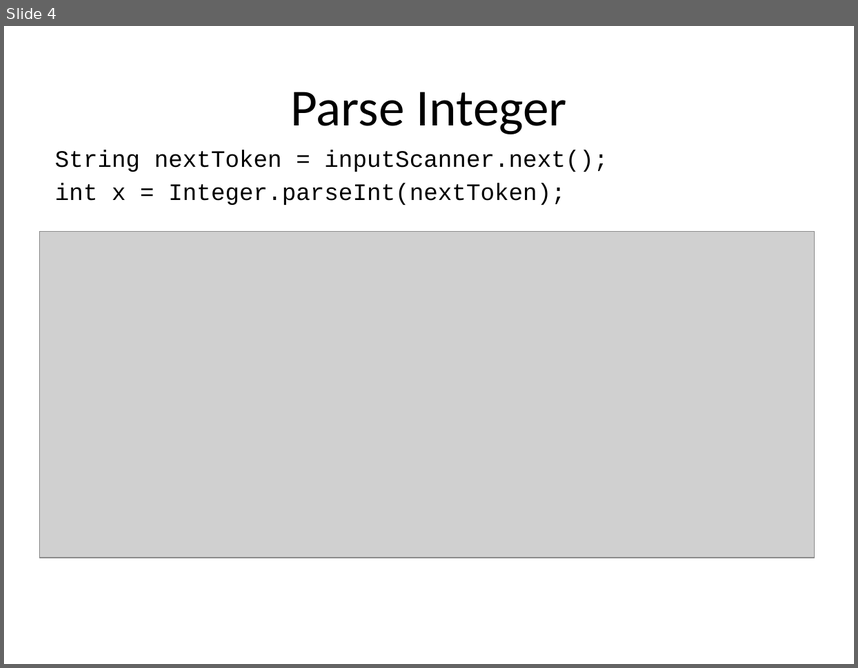
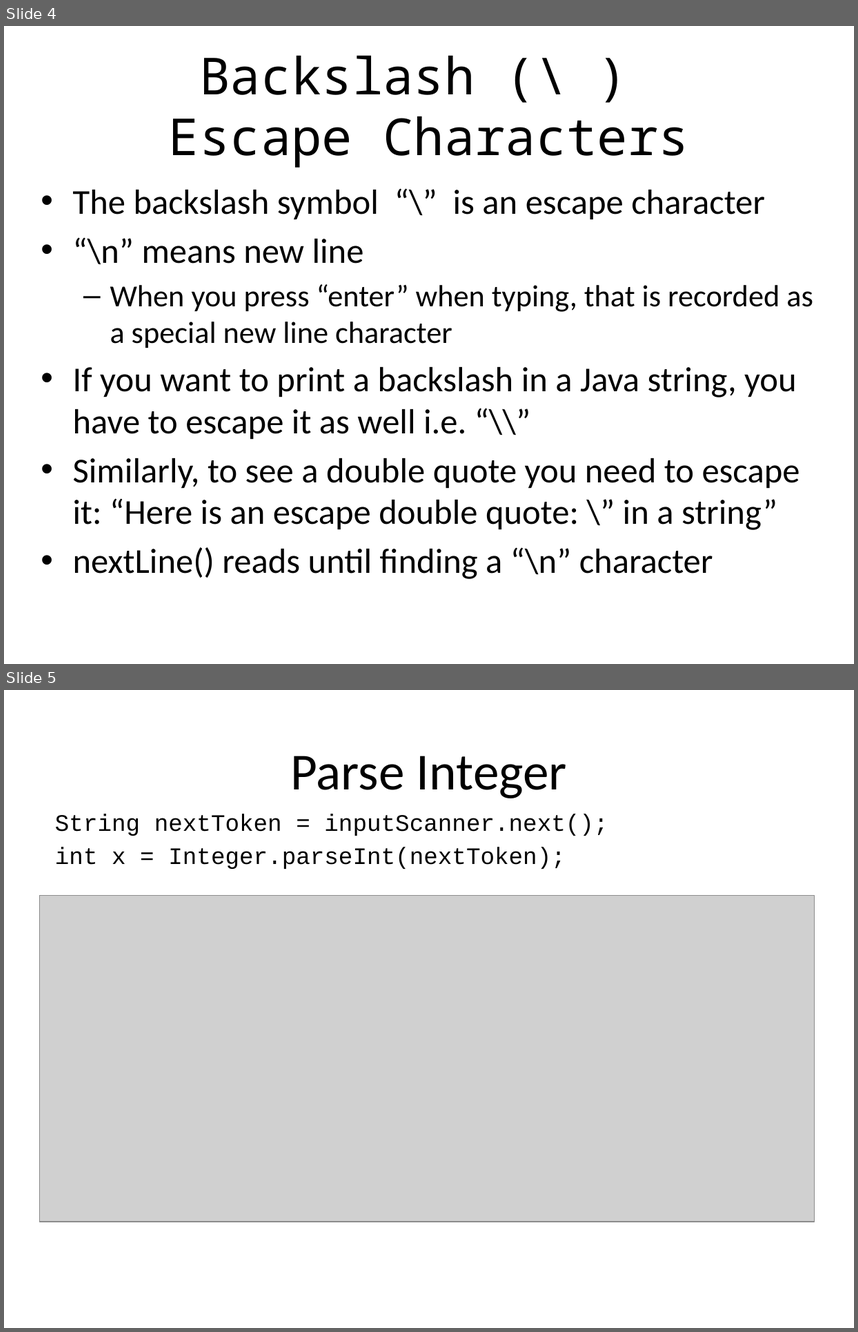
Before and after one commit to RHIT-CSSE/csse220, a slide deck: ClassMaterials/IntroToUnitTesting/Slides/Part3-ConsoleInput.pptx. Shown one above the other, each under a label of ours: slide 4 before the commit, slides 4 and 5 after it. The pictures are 858x668 and 858x1332 pixels, drawn with LibreOffice and Linux fonts; fonts in the diff are those of the drawing; grey boxes stand for pictures. Boxes give left, top, right and bottom in pixels: in the first picture for what was removed or moved away, otherwise in the second. Text is boxed around its words. In the diff, an @@ line names an element or a change of style, - is before the commit and + after.

```diff
--- a/ClassMaterials/IntroToUnitTesting/Slides/Part3-ConsoleInput.pptx
+++ b/ClassMaterials/IntroToUnitTesting/Slides/Part3-ConsoleInput.pptx
@@ slide 4 added at [4,26,854,664], background #FFFFFF @@
@@ title added at [169,55,689,167], 43.2 pt, text #000000 @@
+Backslash (\ )
+Escape Characters
@@ text added at [73,190,813,579], 29.6 pt, text #000000 @@
+• The backslash symbol “\” is an escape character
+• “\n” means new line
+  – When you press “enter” when typing, that is recorded as a special new line character
+• If you want to print a backslash in a Java string, you have to escape it as well i.e. “\\”
+• Similarly, to see a double quote you need to escape it: “Here is an escape double quote: \” in a string”
+• nextLine() reads until finding a “\n” character
@@ what was slide 4 is now slide 5 @@
```
Also in this commit, not shown: 30 other files.
